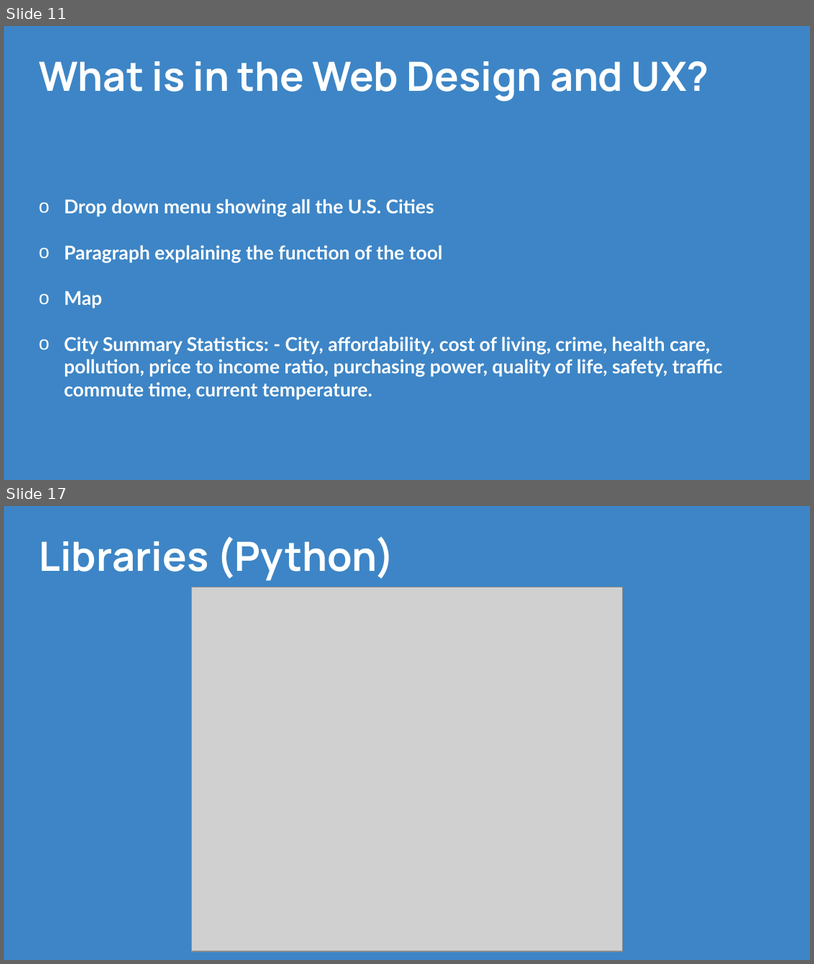
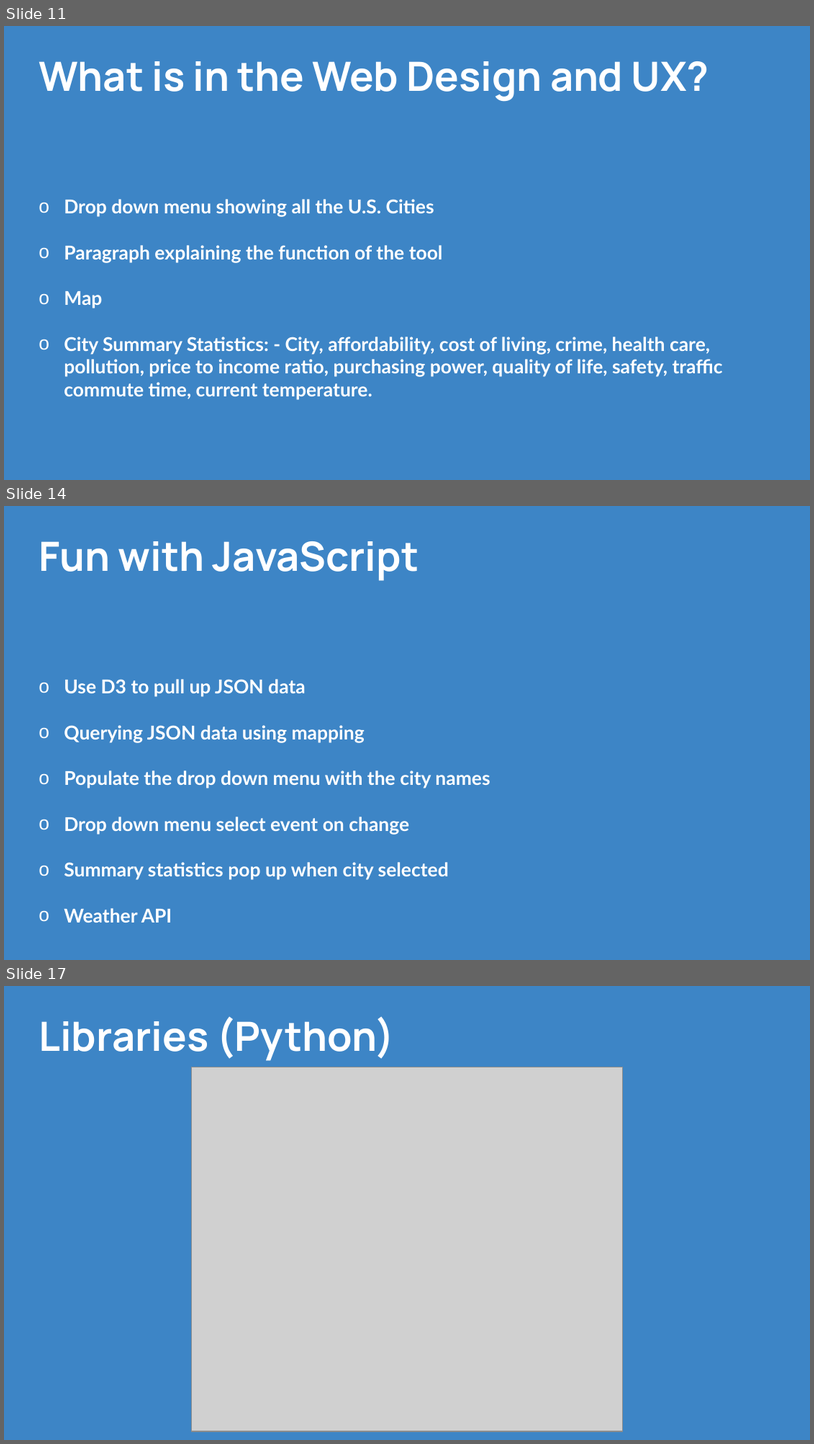
Before and after one commit to CPrince20/Homies, a slide deck: Homies City Collection.pptx. Shown one above the other, each under a label of ours: slides 11 and 17 before the commit, slides 11, 14 and 17 after it; the slides between them are not shown. The pictures are 814x964 and 814x1444 pixels, drawn with LibreOffice and Linux fonts; fonts in the diff are those of the drawing; grey boxes stand for pictures. Boxes give left, top, right and bottom in pixels: in the first picture for what was removed or moved away, otherwise in the second. Text is boxed around its words. In the diff, an @@ line names an element or a change of style, - is before the commit and + after.

```diff
--- a/Homies City Collection.pptx
+++ b/Homies City Collection.pptx
@@ slide 14 added at [4, 506, 810, 960], background #3D85C6 @@
@@ title added at [39, 541, 419, 581], 36 pt, text #FFFFFF, bold @@
+Fun with JavaScript
@@ text added at [64, 679, 490, 922], 17 pt, text #FFFFFF, bold @@
+  o Use D3 to pull up JSON data
+  o Querying JSON data using mapping
+  o Populate the drop down menu with the city names
+  o Drop down menu select event on change
+  o Summary statistics pop up when city selected
+  o Weather API
```
Also in this commit, not shown: 1 slide changed, 3 other slides added, 4 slides removed, 3 other files.
